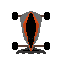
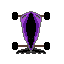
Layers edited between the first and the second (64, 64) image:
added layer "CarShapeGreen copy 2" above "CarShapeGreen copy" over [17, 12, 45, 54]
added layer "CarShapeGreen copy" above "CarShapeGreen" over [17, 12, 45, 54]
added layer "CarShapeGreen" above "CarShape" over [17, 12, 45, 54]
hid "CarShape", painted on it over [17, 12, 45, 54]
